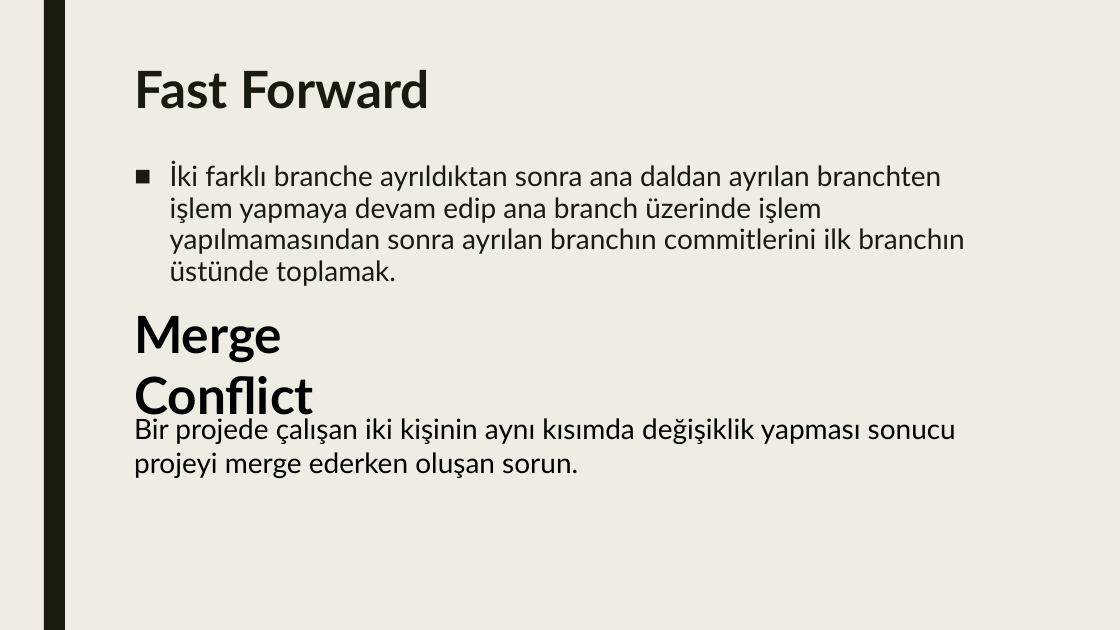
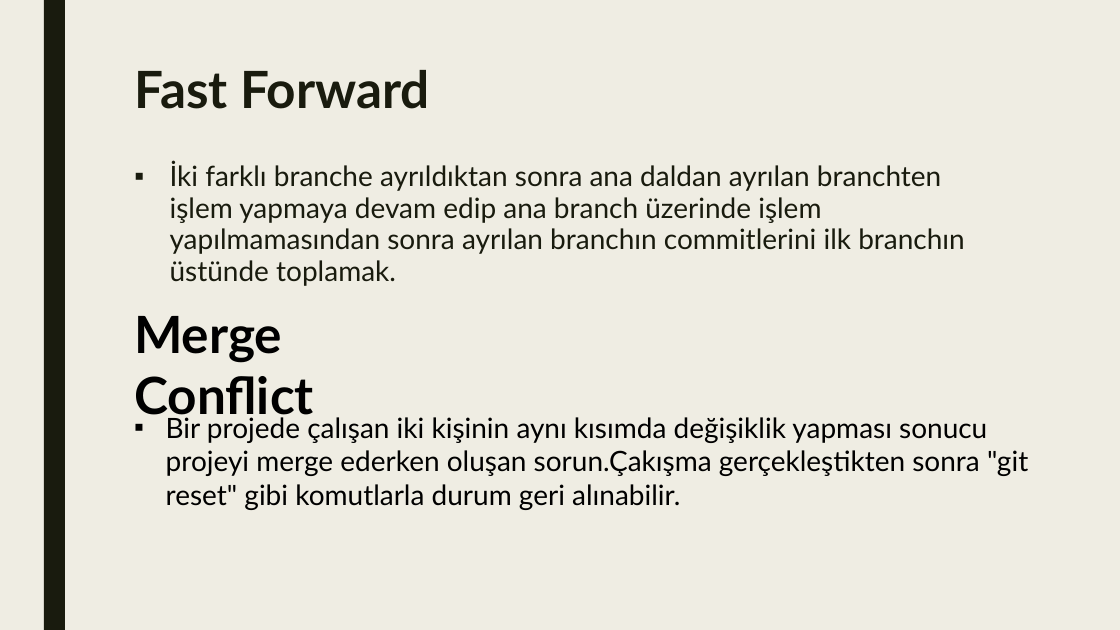
Before and after one commit to Berensr8/Git-Github, a slide deck: slide 5 of Gitsunum.pptx. Drawn at 1120x630 pixels with LibreOffice and Linux fonts; fonts in the diff are those of the drawing. Boxes give left, top, right and bottom in pixels: in the first picture for what was removed or moved away, otherwise in the second. Text is boxed around its words. In the diff, an @@ line names an element or a change of style, - is before the commit and + after.

```diff
--- a/Gitsunum.pptx
+++ b/Gitsunum.pptx
@@ text "İki farklı branche ayrıldıktan sonra ..." at [170, 162, 965, 254]: bullet ■ to ▪ @@
@@ text at [166, 414, 1028, 510]: text changed @@
-Bir projede çalışan iki kişinin aynı kısımda değişiklik yapması sonucu projeyi merge ederken oluşan sorun.
+▪ Bir projede çalışan iki kişinin aynı kısımda değişiklik yapması sonucu projeyi merge ederken oluşan sorun.Çakışma gerçekleştikten sonra "git reset" gibi komutlarla durum geri alınabilir.
```
Also in this commit, not shown: 2 other slides changed, 1 slide added.
